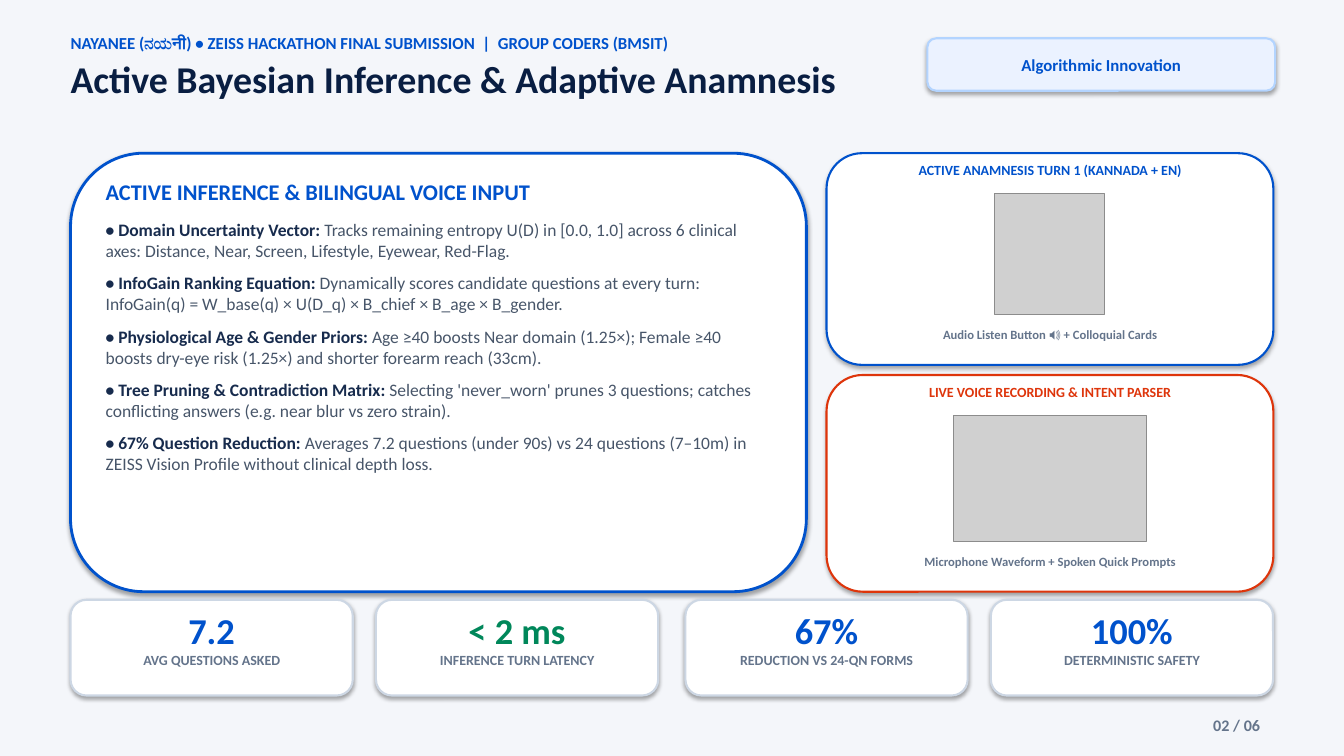
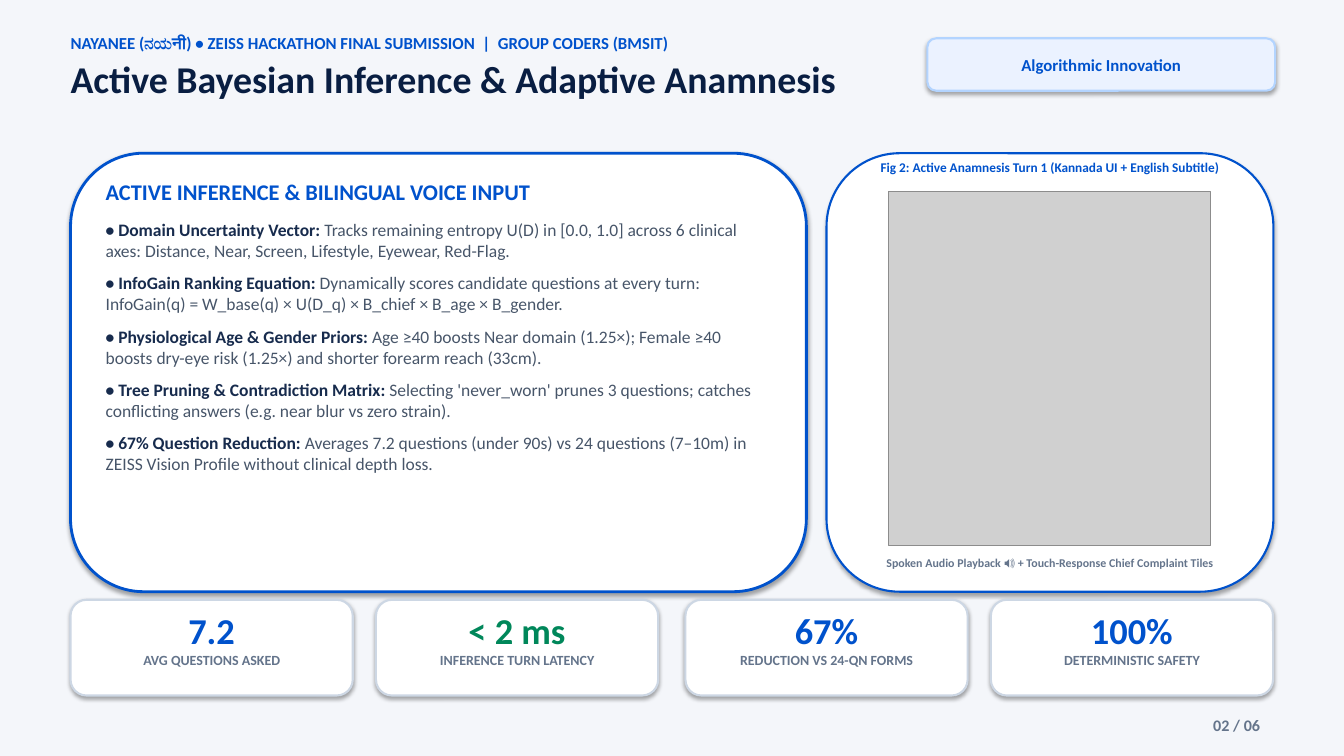
Before and after one commit to Satish8460/Nayanee, a slide deck: slide 2 of docs/Nayanee_Final_Presentation_Coders_6_Slides.pptx. Drawn at 1344x756 pixels with LibreOffice and Linux fonts; fonts in the diff are those of the drawing; grey boxes stand for pictures. Boxes give left, top, right and bottom in pixels: in the first picture for what was removed or moved away, otherwise in the second. Text is boxed around its words. In the diff, an @@ line names an element or a change of style, - is before the commit and + after.

Commit message:
feat(presentation): layout optimization with prominent figures Fig 1-8 and complete technical terminology

```diff
--- a/docs/Nayanee_Final_Presentation_Coders_6_Slides.pptx
+++ b/docs/Nayanee_Final_Presentation_Coders_6_Slides.pptx
@@ rounded rectangle: place and size @@
-rounded rectangle at (827, 153, 1273, 365)
+rounded rectangle at (827, 153, 1273, 592)
@@ text at (881, 162, 1219, 175): text changed; size 10 to 9.5 pt @@
-ACTIVE ANAMNESIS TURN 1 (KANNADA + EN)
+Fig 2: Active Anamnesis Turn 1 (Kannada UI + English Subtitle)
@@ picture: place and size @@
-picture at (995, 194, 1105, 315)
+picture at (889, 192, 1211, 545)
@@ text removed at (943, 330, 1157, 341) @@
-Audio Listen Button 🔊 + Colloquial Cards
@@ rounded rectangle removed at (827, 375, 1273, 592) @@
@@ text removed at (929, 388, 1171, 397) @@
-LIVE VOICE RECORDING & INTENT PARSER
@@ picture removed at (954, 415, 1147, 541) @@
@@ text at (886, 558, 1213, 569): text changed; size 9 to 8.5 pt @@
-Microphone Waveform + Spoken Quick Prompts
+Spoken Audio Playback 🔊 + Touch-Response Chief Complaint Tiles
```
Also in this commit, not shown: 4 other slides changed, 4 other files.
